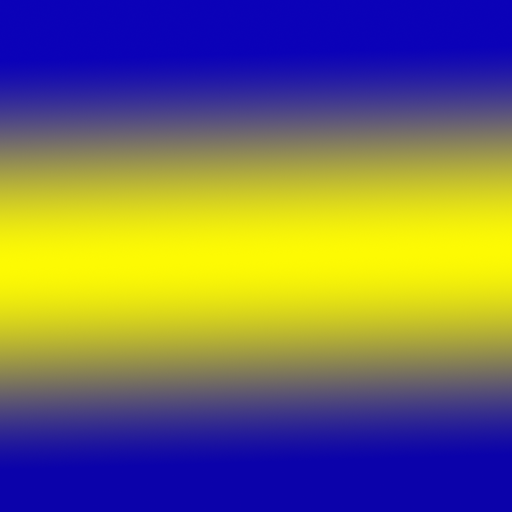
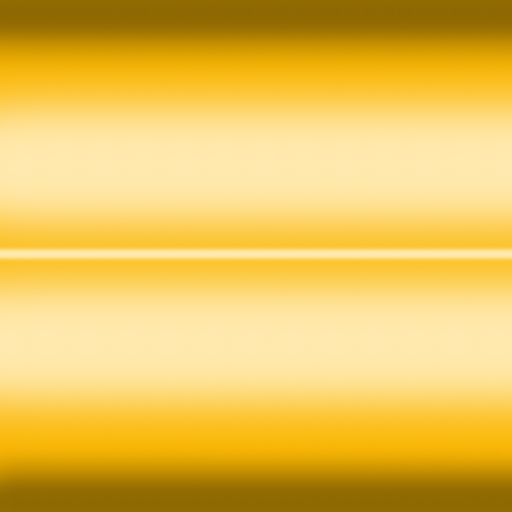
Comparing the layer stacks of the two 512×512 images. Changes:
added layer "Layer 3" above "Layer 0" over [0, 0, 512, 512]
hid "Layer 0", painted on it over [0, 0, 512, 512]
